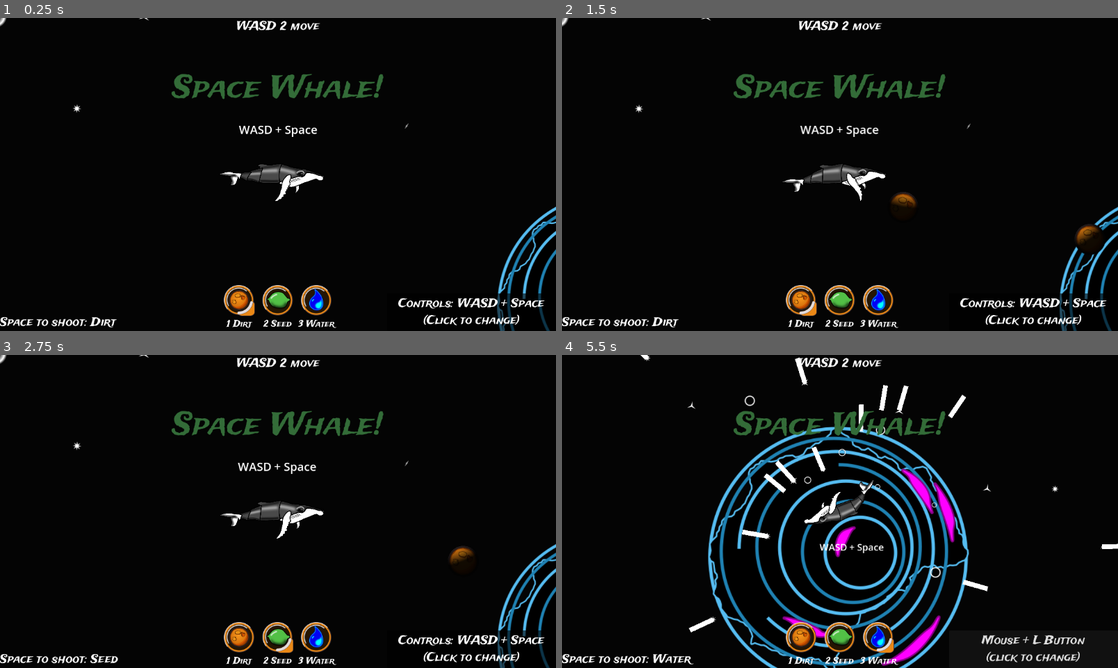
Above: before the commit, frames 1-4 (two rows, left to right).
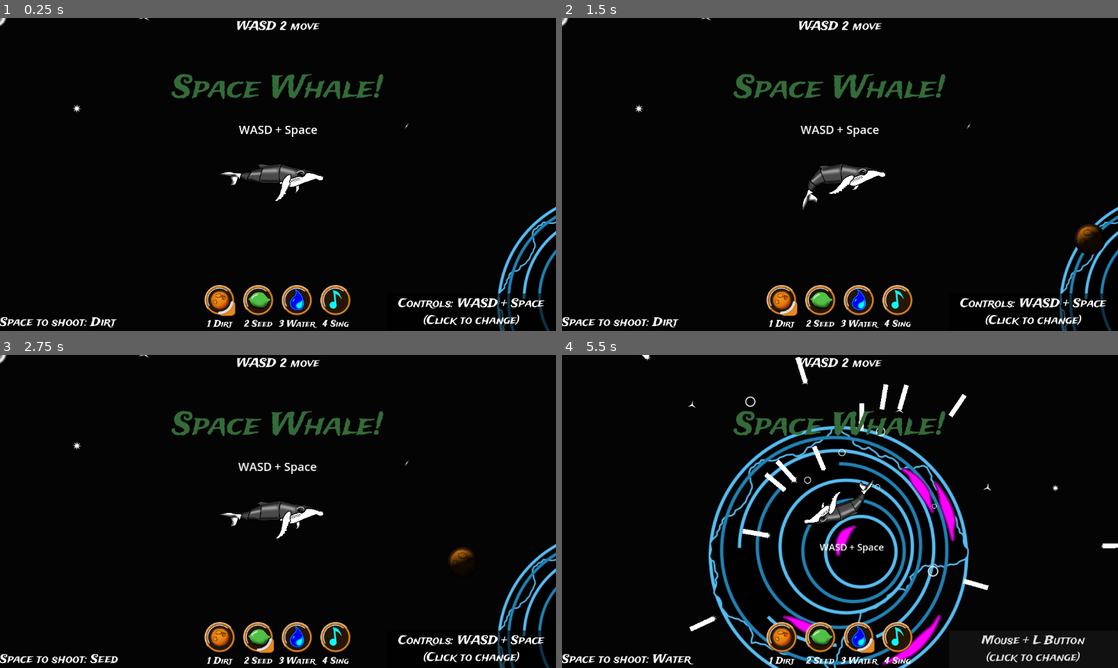
Above: after the commit, the same moments.

Repository: plexsoup/GWJ77-Metamorphosis
Game: Godot game, scene res://game_level.tscn
Same seed, same stepped clock (60 frames per second), same inputs: the game is played once before the commit and once after it. The engine's default icon, where the game draws it, is replaced by a stand-in: a white triangle on a blue panel in a dark square.
Inputs (mouse positions are in pixels of both pictures, inside the frame that each line leads up to; where the layout moved, square brackets give the same spot in the first picture):
- Up to frame 1 (0.25 s): no input
- Up to frame 2 (1.5 s): click (895, 299) at 0.52 s; click (784, 299) [801, 299] at 1.25 s
- Up to frame 3 (2.75 s): click (261, 636) [278, 636] at 2 s
- Up to frame 4 (5.5 s): click (856, 636) [878, 636] at 2.75 s; click "Controls: WASD + Space (Click…" at 3.5 s; move the mouse to (962, 495) at 4.27 s; hold D (rotate_right) 4.28-5.03 s; hold Space (shoot) 4.28-5.03 s; move the mouse to (728, 527) at 5.02 s; hold A (rotate_left) from 5.03 s (still down); tap Space (shoot) at 5.1 s

The runs differ from the first frame. In frame 1, 2.6% of the frame differs, in the area x 36-64%, y 85-100%; in frame 2, 3.5%; in frame 3, 3.0%; in frame 4, 8.7%, in the area x 14-100%, y 0-100%.

Commit message:
whale song

Diff:
--- a/Components/asteroid_spawner.gd
+++ b/Components/asteroid_spawner.gd
@@ -11,7 +11,7 @@
 	pass # Replace with function body.
 
 func spawn_asteroid():
-	speed += randf_range(-speed_variation, speed_variation)
+	var asteroid_speed = speed + randf_range(-speed_variation, speed_variation)
 	var vector_to_sun = global_position.direction_to(Globals.current_solar_system.sun.global_position)
 	var deviation = randf_range(-0.5, 0.5)
 	var new_asteroid = preload("res://Objects/asteroid.tscn").instantiate()
@@ -19,9 +19,13 @@
 	var rand_y = randf_range(-256, 256)
 	new_asteroid.global_position = global_position + Vector2(rand_x, rand_y)
 	Globals.current_solar_system.get_node("Asteroids").add_child(new_asteroid)
-	new_asteroid.linear_velocity = vector_to_sun.rotated(deviation) * speed
+	new_asteroid.linear_velocity = vector_to_sun.rotated(deviation) * asteroid_speed
+
+func spawn_asteroids(num):
+	for i in range(num):
+		spawn_asteroid()
+
 
 func _on_spawn_timer_timeout() -> void:
 	if randf() < likelihood:
-		for i in range(num_asteroids_per_spawn + randi_range(-margin_of_error, margin_of_error)):
-			spawn_asteroid()
+		spawn_asteroids(num_asteroids_per_spawn + randi_range(-margin_of_error, margin_of_error))
--- a/GUI/button_bar.tscn
+++ b/GUI/button_bar.tscn
@@ -17,6 +17,11 @@
 [ext_resource type="Texture2D" uid="uid://ocknukolqdou" path="res://assets/images/buttons/water_pressed.png" id="14_e4dvk"]
 [ext_resource type="Texture2D" uid="uid://c46ju3efhbgma" path="res://assets/images/buttons/water_hovered.png" id="15_cerva"]
 [ext_resource type="Texture2D" uid="uid://ccbs166aa6ty2" path="res://assets/images/buttons/water_disabled.png" id="16_naan7"]
+[ext_resource type="Texture2D" uid="uid://csg3saetu8ksf" path="res://assets/images/buttons/song_normal.png" id="18_c3qqt"]
+[ext_resource type="Texture2D" uid="uid://bx1xehow6ik52" path="res://assets/images/buttons/song_pressed.png" id="19_dkh6u"]
+[ext_resource type="Texture2D" uid="uid://h87pcojvut0u" path="res://assets/images/buttons/song_hovered.png" id="20_ey5hh"]
+[ext_resource type="Texture2D" uid="uid://b4e2yple8s21e" path="res://assets/images/buttons/song_disabled.png" id="21_nqd2l"]
+[ext_resource type="PackedScene" uid="uid://cb26tvfhkhf46" path="res://falling_materials/WhaleSong.tscn" id="22_dkh6u"]
 
 [sub_resource type="InputEventKey" id="InputEventKey_iya1n"]
 device = -1
@@ -34,13 +39,13 @@
 [sub_resource type="Shortcut" id="Shortcut_mvd7y"]
 events = [SubResource("InputEventKey_ltas8")]
 
-[sub_resource type="InputEventKey" id="InputEventKey_q26je"]
+[sub_resource type="InputEventKey" id="InputEventKey_ghkvi"]
 device = -1
-keycode = 51
-unicode = 51
+keycode = 52
+unicode = 52
 
 [sub_resource type="Shortcut" id="Shortcut_2iod2"]
-events = [SubResource("InputEventKey_q26je")]
+events = [SubResource("InputEventKey_ghkvi")]
 
 [node name="ButtonBar" type="GridContainer"]
 custom_minimum_size = Vector2(64, 64)
@@ -54,7 +59,7 @@
 offset_right = 98.5
 grow_horizontal = 2
 grow_vertical = 0
-columns = 3
+columns = 4
 script = ExtResource("1_1ethb")
 
 [node name="SandButton" type="TextureButton" parent="."]
@@ -103,6 +108,21 @@
 script = ExtResource("3_d3sln")
 material_scene = ExtResource("7_40mey")
 
+[node name="SingButton" type="TextureButton" parent="."]
+custom_minimum_size = Vector2(76, 0)
+layout_mode = 2
+size_flags_horizontal = 4
+size_flags_vertical = 4
+toggle_mode = true
+shortcut = SubResource("Shortcut_2iod2")
+texture_normal = ExtResource("18_c3qqt")
+texture_pressed = ExtResource("19_dkh6u")
+texture_hover = ExtResource("20_ey5hh")
+texture_disabled = ExtResource("21_nqd2l")
+stretch_mode = 3
+script = ExtResource("3_d3sln")
+material_scene = ExtResource("22_dkh6u")
+
 [node name="SandLabel" type="Label" parent="."]
 layout_mode = 2
 theme_override_font_sizes/font_size = 18
@@ -120,3 +140,9 @@
 theme_override_font_sizes/font_size = 18
 text = "3 Water"
 horizontal_alignment = 1
+
+[node name="CallLabel" type="Label" parent="."]
+layout_mode = 2
+theme_override_font_sizes/font_size = 18
+text = "4 Sing"
+horizontal_alignment = 1
--- a/GUI/hud.tscn
+++ b/GUI/hud.tscn
@@ -80,7 +80,7 @@
 
 [node name="PauseMenu" type="PopupPanel" parent="."]
 process_mode = 3
-size = Vector2i(924, 561)
+size = Vector2i(924, 599)
 visible = true
 
 [node name="MarginContainer" type="MarginContainer" parent="PauseMenu"]
@@ -90,7 +90,7 @@
 offset_left = 4.0
 offset_top = 4.0
 offset_right = 920.0
-offset_bottom = 557.0
+offset_bottom = 595.0
 grow_horizontal = 2
 grow_vertical = 2
 theme_override_constants/margin_left = 32
--- /dev/null
+++ b/falling_materials/WhaleSong.tscn
@@ -0,0 +1,231 @@
+[gd_scene load_steps=9 format=3 uid="uid://cb26tvfhkhf46"]
+
+[ext_resource type="Script" uid="uid://0vdwjqul1iso" path="res://falling_materials/whale_song.gd" id="1_2oywy"]
+[ext_resource type="Texture2D" uid="uid://e0aja82wsd5h" path="res://assets/images/song_1.png" id="1_6u00m"]
+[ext_resource type="AudioStream" uid="uid://cu0hpjuda1ewd" path="res://assets/audio/whale_song_01.wav" id="3_phdwi"]
+[ext_resource type="AudioStream" uid="uid://doogixuheendi" path="res://assets/audio/whale_song_02.wav" id="4_m5a0h"]
+
+[sub_resource type="Animation" id="Animation_2oywy"]
+resource_name = "sing"
+length = 3.0
+step = 0.25
+tracks/0/type = "value"
+tracks/0/imported = false
+tracks/0/enabled = true
+tracks/0/path = NodePath("Wavefront:scale")
+tracks/0/interp = 1
+tracks/0/loop_wrap = true
+tracks/0/keys = {
+"times": PackedFloat32Array(0, 0.75),
+"transitions": PackedFloat32Array(1, 1),
+"update": 0,
+"values": [Vector2(1, 1), Vector2(3, 3)]
+}
+tracks/1/type = "value"
+tracks/1/imported = false
+tracks/1/enabled = true
+tracks/1/path = NodePath("Wavefront2:scale")
+tracks/1/interp = 1
+tracks/1/loop_wrap = true
+tracks/1/keys = {
+"times": PackedFloat32Array(0.25, 1),
+"transitions": PackedFloat32Array(1, 1),
+"update": 0,
+"values": [Vector2(1, 1), Vector2(3, 3)]
+}
+tracks/2/type = "value"
+tracks/2/imported = false
+tracks/2/enabled = true
+tracks/2/path = NodePath("Wavefront3:scale")
+tracks/2/interp = 1
+tracks/2/loop_wrap = true
+tracks/2/keys = {
+"times": PackedFloat32Array(0.5, 1.25),
+"transitions": PackedFloat32Array(1, 1),
+"update": 0,
+"values": [Vector2(1, 1), Vector2(3, 3)]
+}
+tracks/3/type = "value"
+tracks/3/imported = false
+tracks/3/enabled = true
+tracks/3/path = NodePath("Wavefront3:visible")
+tracks/3/interp = 1
+tracks/3/loop_wrap = true
+tracks/3/keys = {
+"times": PackedFloat32Array(0, 0.5, 1.25),
+"transitions": PackedFloat32Array(1, 1, 1),
+"update": 1,
+"values": [false, true, false]
+}
+tracks/4/type = "value"
+tracks/4/imported = false
+tracks/4/enabled = true
+tracks/4/path = NodePath("Wavefront:visible")
+tracks/4/interp = 1
+tracks/4/loop_wrap = true
+tracks/4/keys = {
+"times": PackedFloat32Array(0, 0.75),
+"transitions": PackedFloat32Array(1, 1),
+"update": 1,
+"values": [true, false]
+}
+tracks/5/type = "value"
+tracks/5/imported = false
+tracks/5/enabled = true
+tracks/5/path = NodePath("Wavefront2:visible")
+tracks/5/interp = 1
+tracks/5/loop_wrap = true
+tracks/5/keys = {
+"times": PackedFloat32Array(0, 0.25, 1),
+"transitions": PackedFloat32Array(1, 1, 1),
+"update": 1,
+"values": [false, true, false]
+}
+tracks/6/type = "value"
+tracks/6/imported = false
+tracks/6/enabled = true
+tracks/6/path = NodePath("AudioStreamPlayer:playing")
+tracks/6/interp = 1
+tracks/6/loop_wrap = true
+tracks/6/keys = {
+"times": PackedFloat32Array(0),
+"transitions": PackedFloat32Array(1),
+"update": 1,
+"values": [true]
+}
+
+[sub_resource type="Animation" id="Animation_16go7"]
+length = 0.001
+tracks/0/type = "value"
+tracks/0/imported = false
+tracks/0/enabled = true
+tracks/0/path = NodePath("Wavefront:scale")
+tracks/0/interp = 1
+tracks/0/loop_wrap = true
+tracks/0/keys = {
+"times": PackedFloat32Array(0),
+"transitions": PackedFloat32Array(1),
+"update": 0,
+"values": [Vector2(1, 1)]
+}
+tracks/1/type = "value"
+tracks/1/imported = false
+tracks/1/enabled = true
+tracks/1/path = NodePath("Wavefront2:scale")
+tracks/1/interp = 1
+tracks/1/loop_wrap = true
+tracks/1/keys = {
+"times": PackedFloat32Array(0),
+"transitions": PackedFloat32Array(1),
+"update": 0,
+"values": [Vector2(1, 1)]
+}
+tracks/2/type = "value"
+tracks/2/imported = false
+tracks/2/enabled = true
+tracks/2/path = NodePath("Wavefront3:scale")
+tracks/2/interp = 1
+tracks/2/loop_wrap = true
+tracks/2/keys = {
+"times": PackedFloat32Array(0),
+"transitions": PackedFloat32Array(1),
+"update": 0,
+"values": [Vector2(1, 1)]
+}
+tracks/3/type = "value"
+tracks/3/imported = false
+tracks/3/enabled = true
+tracks/3/path = NodePath("Wavefront3:visible")
+tracks/3/interp = 1
+tracks/3/loop_wrap = true
+tracks/3/keys = {
+"times": PackedFloat32Array(0),
+"transitions": PackedFloat32Array(1),
+"update": 1,
+"values": [false]
+}
+tracks/4/type = "value"
+tracks/4/imported = false
+tracks/4/enabled = true
+tracks/4/path = NodePath("Wavefront:visible")
+tracks/4/interp = 1
+tracks/4/loop_wrap = true
+tracks/4/keys = {
+"times": PackedFloat32Array(0),
+"transitions": PackedFloat32Array(1),
+"update": 1,
+"values": [false]
+}
+tracks/5/type = "value"
+tracks/5/imported = false
+tracks/5/enabled = true
+tracks/5/path = NodePath("Wavefront2:visible")
+tracks/5/interp = 1
+tracks/5/loop_wrap = true
+tracks/5/keys = {
+"times": PackedFloat32Array(0),
+"transitions": PackedFloat32Array(1),
+"update": 1,
+"values": [false]
+}
+tracks/6/type = "value"
+tracks/6/imported = false
+tracks/6/enabled = true
+tracks/6/path = NodePath("AudioStreamPlayer:playing")
+tracks/6/interp = 1
+tracks/6/loop_wrap = true
+tracks/6/keys = {
+"times": PackedFloat32Array(0),
+"transitions": PackedFloat32Array(1),
+"update": 1,
+"values": [false]
+}
+
+[sub_resource type="AnimationLibrary" id="AnimationLibrary_phdwi"]
+_data = {
+&"RESET": SubResource("Animation_16go7"),
+&"sing": SubResource("Animation_2oywy")
+}
+
+[sub_resource type="AudioStreamRandomizer" id="AudioStreamRandomizer_sjh1r"]
+random_pitch = 1.1
+random_volume_offset_db = 3.0
+streams_count = 2
+stream_0/stream = ExtResource("3_phdwi")
+stream_1/stream = ExtResource("4_m5a0h")
+
+[node name="WhaleSong" type="Node2D" groups=["songs"]]
+script = ExtResource("1_2oywy")
+short_name = "Song"
+
+[node name="Wavefront" type="Sprite2D" parent="."]
+visible = false
+position = Vector2(2, 1)
+rotation = 0.761686
+texture = ExtResource("1_6u00m")
+offset = Vector2(26, -23)
+
+[node name="Wavefront2" type="Sprite2D" parent="."]
+visible = false
+position = Vector2(2, 1)
+rotation = 0.761686
+texture = ExtResource("1_6u00m")
+offset = Vector2(26, -23)
+
+[node name="Wavefront3" type="Sprite2D" parent="."]
+visible = false
+position = Vector2(2, 1)
+rotation = 0.761686
+texture = ExtResource("1_6u00m")
+offset = Vector2(26, -23)
+
+[node name="AnimationPlayer" type="AnimationPlayer" parent="."]
+libraries = {
+&"": SubResource("AnimationLibrary_phdwi")
+}
+
+[node name="AudioStreamPlayer" type="AudioStreamPlayer" parent="."]
+stream = SubResource("AudioStreamRandomizer_sjh1r")
+volume_db = -7.0
+
+[connection signal="animation_finished" from="AnimationPlayer" to="." method="_on_animation_player_animation_finished"]
--- /dev/null
+++ b/falling_materials/whale_song.gd
@@ -0,0 +1,25 @@
+## Space Whale can sing.
+# if you sing, does it summon asteroids?
+
+extends Node2D
+
+@export var short_name : String
+@export_color_no_alpha var color : Color
+var contacts : Array = []
+var linear_velocity : Vector2 = Vector2.ZERO
+const cooldown: int = 2000 # in msec
+
+func _ready():
+	$AnimationPlayer.play("sing")
+
+
+func _on_animation_player_animation_finished(anim_name: StringName) -> void:
+	if anim_name == "sing":
+		var asteroid_spawner = Globals.current_solar_system.asteroid_spawner
+		if asteroid_spawner != null:
+			asteroid_spawner.spawn_asteroids(7)
+
+		call_deferred("queue_free")
+
+static func get_cooldown():
+	return cooldown
--- a/project.godot
+++ b/project.godot
@@ -12,7 +12,7 @@
 
 config/name="Space Whale"
 run/main_scene="res://game_level.tscn"
-config/features=PackedStringArray("4.3", "Forward Plus")
+config/features=PackedStringArray("4.4", "Forward Plus")
 config/icon="res://assets/images/whale_icon.png"
 
 [autoload]
--- a/solar_system.gd
+++ b/solar_system.gd
@@ -5,7 +5,7 @@
 
 @onready var sun = $Sun
 
-
+@onready var asteroid_spawner = $AsteroidSpawner
 
 func _init():
 	Globals.current_solar_system = self
--- a/space_whale.gd
+++ b/space_whale.gd
@@ -146,7 +146,7 @@
 		#muzzle = $Muzzle # wasn't fun to shoot backwards
 		$AnimationPlayer.play("throw_dirt")
 		projectile_charge = default_projectile_charge
-	elif new_projectile.is_in_group("seeds"):
+	elif new_projectile.is_in_group("seeds") or new_projectile.is_in_group("songs"):
 		muzzle = $Muzzle
 		$AnimationPlayer.play("shoot")
 		projectile_charge = default_projectile_charge * 2.0
@@ -201,6 +201,12 @@
 
 func _on_material_changed(new_material):
 	current_material = new_material
+	var ref_material = new_material.instantiate()
+	if ref_material.has_method("get_cooldown"):
+		interval_between_shots = ref_material.get_cooldown()
+	else:
+		interval_between_shots = 330 # third of a second
+	ref_material.queue_free()
 
 func _on_hud_ready(hud):
 	current_material = Globals.current_hud.current_material
--- a/space_whale.tscn
+++ b/space_whale.tscn
@@ -257,11 +257,11 @@
 
 [sub_resource type="AnimationLibrary" id="AnimationLibrary_yqwqh"]
 _data = {
-"RESET": SubResource("Animation_6it82"),
-"blow_water": SubResource("Animation_a38xi"),
-"shoot": SubResource("Animation_bv3aq"),
-"swim": SubResource("Animation_j62lo"),
-"throw_dirt": SubResource("Animation_bvno5")
+&"RESET": SubResource("Animation_6it82"),
+&"blow_water": SubResource("Animation_a38xi"),
+&"shoot": SubResource("Animation_bv3aq"),
+&"swim": SubResource("Animation_j62lo"),
+&"throw_dirt": SubResource("Animation_bvno5")
 }
 
 [sub_resource type="AudioStreamRandomizer" id="AudioStreamRandomizer_8bbw1"]
@@ -270,6 +270,19 @@
 stream_0/stream = ExtResource("6_cnh1l")
 stream_1/stream = ExtResource("7_k043m")
 stream_2/stream = ExtResource("8_o20dp")
+
+[sub_resource type="Gradient" id="Gradient_ripf3"]
+interpolation_mode = 2
+offsets = PackedFloat32Array(0.402597, 0.516234, 0.555195, 0.63961)
+colors = PackedColorArray(0, 0, 0, 0, 1, 1, 1, 1, 1, 1, 1, 1, 1, 1, 1, 0)
+
+[sub_resource type="GradientTexture2D" id="GradientTexture2D_b7bhh"]
+gradient = SubResource("Gradient_ripf3")
+width = 24
+height = 24
+use_hdr = true
+fill = 1
+fill_from = Vector2(0.5, 0.5)
 
 [sub_resource type="ParticleProcessMaterial" id="ParticleProcessMaterial_u7pvo"]
 particle_flag_disable_z = true
@@ -284,19 +297,6 @@
 turbulence_influence_min = 0.0
 turbulence_influence_max = 0.009
 
-[sub_resource type="Gradient" id="Gradient_ripf3"]
-interpolation_mode = 2
-offsets = PackedFloat32Array(0.402597, 0.516234, 0.555195, 0.63961)
-colors = PackedColorArray(0, 0, 0, 0, 1, 1, 1, 1, 1, 1, 1, 1, 1, 1, 1, 0)
-
-[sub_resource type="GradientTexture2D" id="GradientTexture2D_b7bhh"]
-gradient = SubResource("Gradient_ripf3")
-width = 24
-height = 24
-use_hdr = true
-fill = 1
-fill_from = Vector2(0.5, 0.5)
-
 [sub_resource type="AudioStreamRandomizer" id="AudioStreamRandomizer_l1680"]
 random_volume_offset_db = 1.3
 streams_count = 5
@@ -416,7 +416,7 @@
 
 [node name="AnimationPlayer" type="AnimationPlayer" parent="."]
 libraries = {
-"": SubResource("AnimationLibrary_yqwqh")
+&"": SubResource("AnimationLibrary_yqwqh")
 }
 autoplay = "swim"
 
Not shown, added: Components/asteroid_spawner.gd.uid
Not shown: 1 places in Components/asteroid_spawner.tscn that only renumber resources
Not shown, added: Components/autolevel_rotation.gd.uid
Not shown, added: Components/ball_merger.gd.uid
Not shown, added: Components/disappear_after_delay.gd.uid
Not shown, added: Components/return_arrow.gd.uid
Not shown, added: GUI/button_bar.gd.uid
Not shown: 1 places in GUI/button_bar.tscn that only renumber resources
Not shown, added: GUI/hud.gd.uid
Not shown: 1 places in GUI/hud.tscn that only renumber resources
Not shown, added: GUI/material_button.gd.uid
Not shown, added: GUI/material_picker.gd.uid
(and 46 more such lines)
